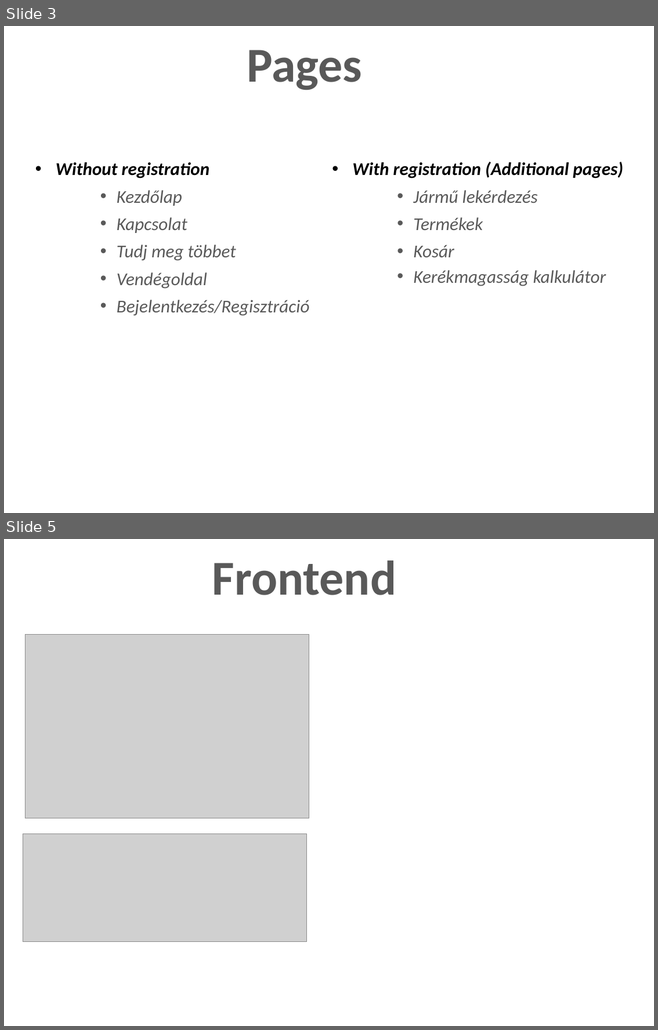
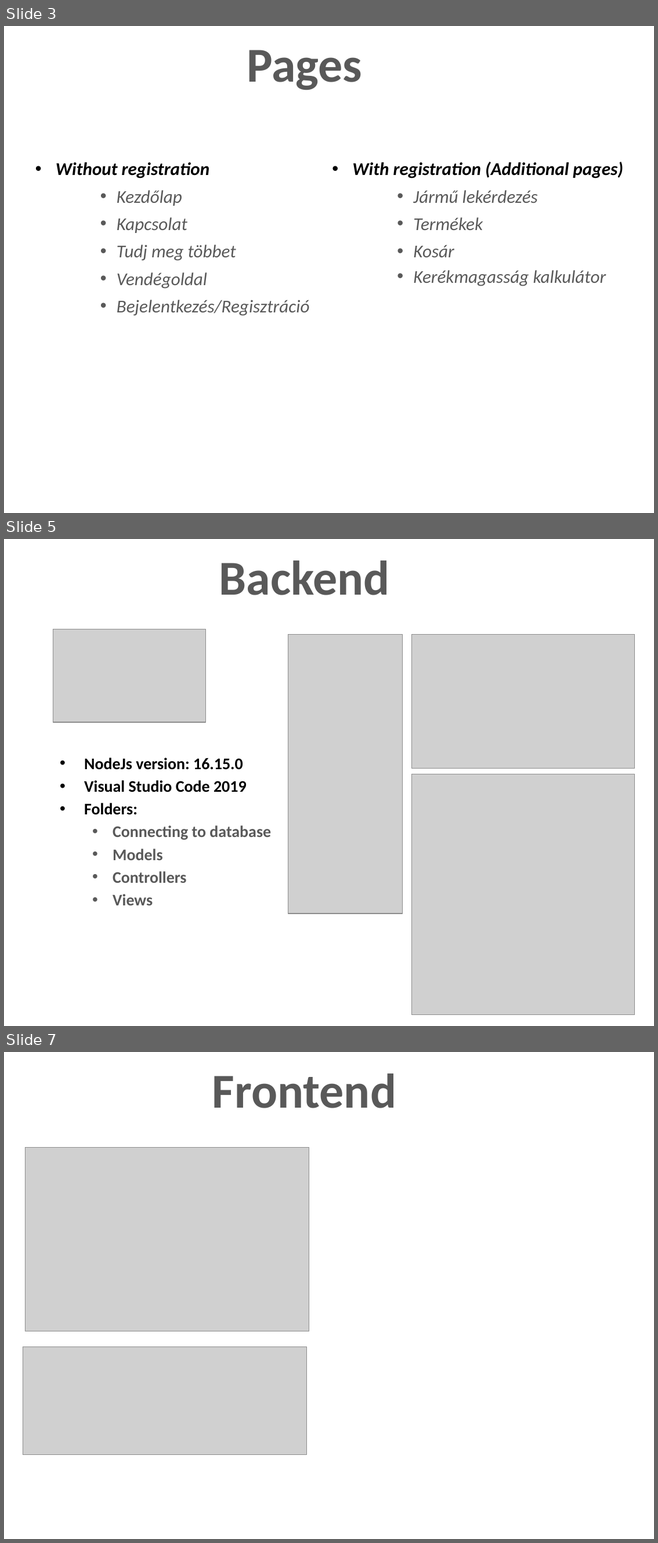
Before and after one commit to szekelyaron/OKJ_vizsgaremek, a slide deck: PPT/CarScope_Prezentáció.pptx. Shown one above the other, each under a label of ours: slides 3 and 5 before the commit, slides 3, 5 and 7 after it; the slides between them are not shown. The pictures are 658x1030 and 658x1543 pixels, drawn with LibreOffice and Linux fonts; fonts in the diff are those of the drawing; grey boxes stand for pictures; background and template pictures are left out. Boxes give left, top, right and bottom in pixels: in the first picture for what was removed or moved away, otherwise in the second. Text is boxed around its words. In the diff, an @@ line names an element or a change of style, - is before the commit and + after.

Commit message:
PPT backend

```diff
--- a/PPT/CarScope_Prezentáció.pptx
+++ b/PPT/CarScope_Prezentáció.pptx
@@ slide 5 added at (4, 539, 654, 1026), background picture (left out) @@
@@ title added at (219, 560, 390, 595), 54 pt, text #595959, bold @@
+Backend
@@ picture added at (53, 629, 205, 722) @@
@@ picture added at (288, 635, 402, 914) @@
@@ picture added at (412, 635, 635, 768) @@
@@ text added at (84, 758, 271, 906), 18 pt, text #000000, bold @@
+• NodeJs version: 16.15.0
+• Visual Studio Code 2019
+• Folders:
+  • Connecting to database
+  • Models
+  • Controllers
+  • Views
@@ picture added at (412, 774, 635, 1015) @@
@@ what was slide 5 is now slide 7 @@
```
Also in this commit, not shown: 2 slides changed, 9 other slides added, 2 slides removed.
